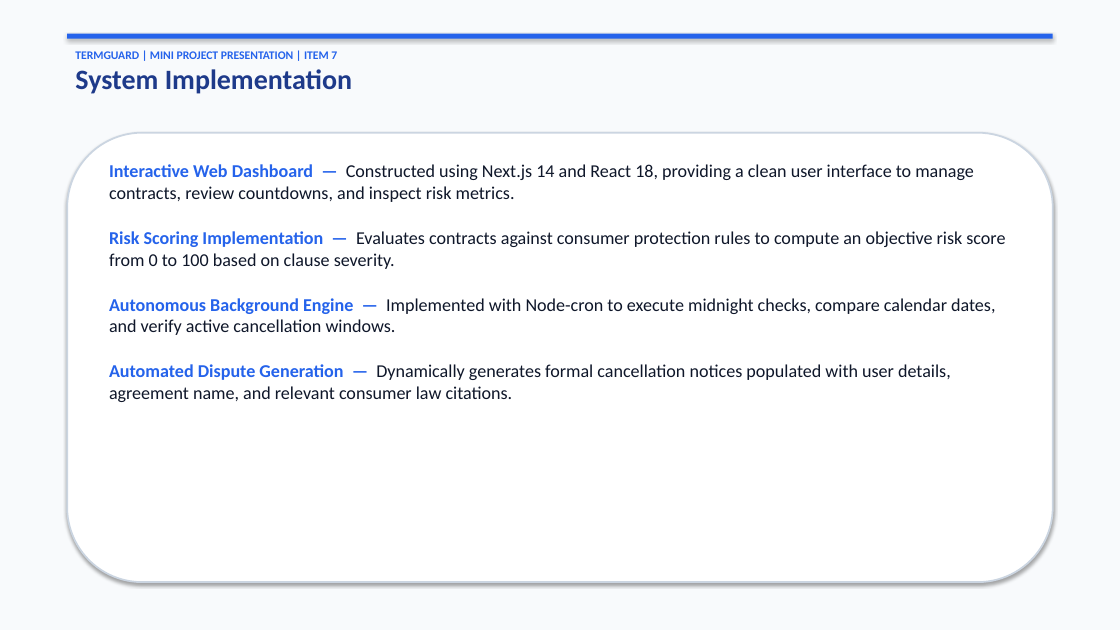
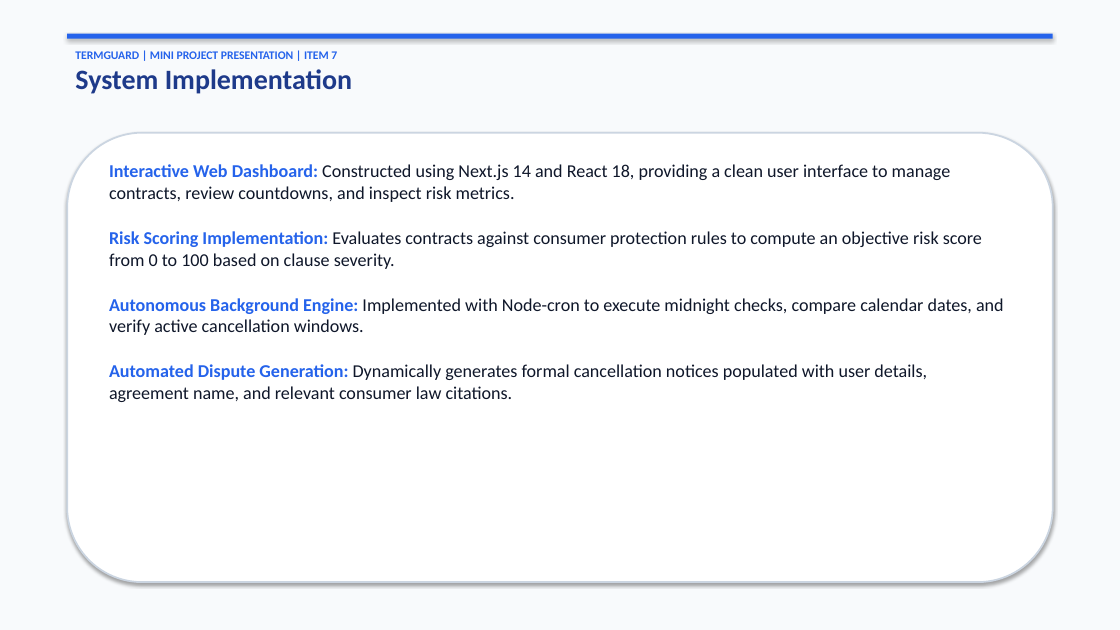
Before and after one commit to laxmiharshithrebally-a11y/TermGuard, a slide deck: slide 11 of TermGuard_Mini_Project_Presentation.pptx. Drawn at 1120x630 pixels with LibreOffice and Linux fonts; fonts in the diff are those of the drawing. Boxes give left, top, right and bottom in pixels: in the first picture for what was removed or moved away, otherwise in the second. Text is boxed around its words. In the diff, an @@ line names an element or a change of style, - is before the commit and + after.

```diff
--- a/TermGuard_Mini_Project_Presentation.pptx
+++ b/TermGuard_Mini_Project_Presentation.pptx
@@ text at bbox=[109, 164, 1004, 402]: text changed @@
-Interactive Web Dashboard — Constructed using Next.js 14 and React 18, providing a clean user interface to manage contracts, review countdowns, and inspect risk metrics.
-Risk Scoring Implementation — Evaluates contracts against consumer protection rules to compute an objective risk score from 0 to 100 based on clause severity.
-Autonomous Background Engine — Implemented with Node-cron to execute midnight checks, compare calendar dates, and verify active cancellation windows.
-Automated Dispute Generation — Dynamically generates formal cancellation notices populated with user details, agreement name, and relevant consumer law citations.
+Interactive Web Dashboard: Constructed using Next.js 14 and React 18, providing a clean user interface to manage contracts, review countdowns, and inspect risk metrics.
+Risk Scoring Implementation: Evaluates contracts against consumer protection rules to compute an objective risk score from 0 to 100 based on clause severity.
+Autonomous Background Engine: Implemented with Node-cron to execute midnight checks, compare calendar dates, and verify active cancellation windows.
+Automated Dispute Generation: Dynamically generates formal cancellation notices populated with user details, agreement name, and relevant consumer law citations.
```
Also in this commit, not shown: 13 other slides changed, 1 other file.
